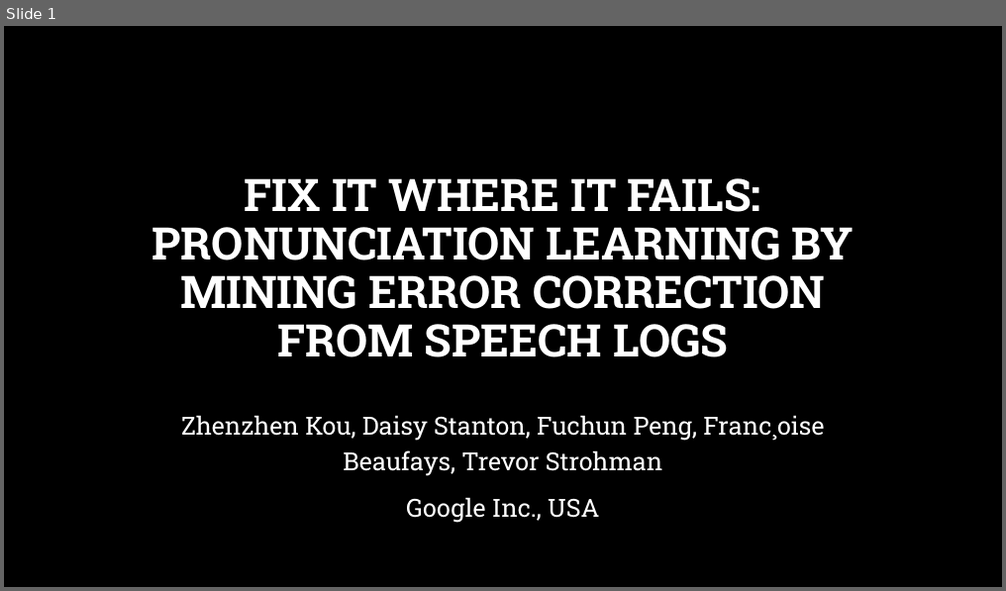
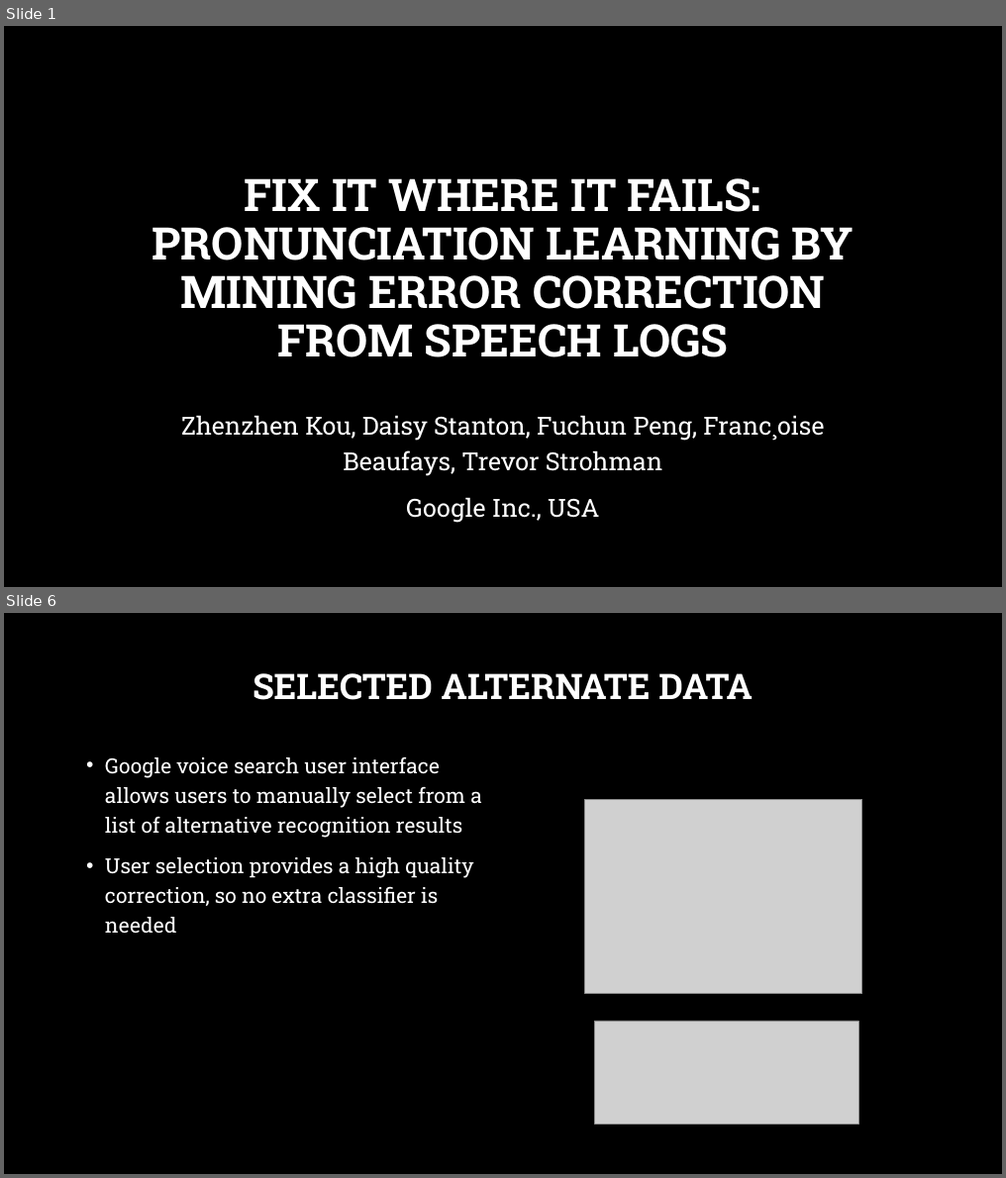
Before and after one commit to msnyde8/COSC757, a slide deck: Assignments/ArticleSummary/ArticleSummarySlides-MJS.pptx. Shown one above the other, each under a label of ours: slide 1 before the commit, slides 1 and 6 after it; the slides between them are not shown. The pictures are 1006x591 and 1006x1178 pixels, drawn with LibreOffice and Linux fonts; fonts in the diff are those of the drawing; grey boxes stand for pictures; background and template pictures are left out. Boxes give left, top, right and bottom in pixels: in the first picture for what was removed or moved away, otherwise in the second. Text is boxed around its words. In the diff, an @@ line names an element or a change of style, - is before the commit and + after.

```diff
--- a/Assignments/ArticleSummary/ArticleSummarySlides-MJS.pptx
+++ b/Assignments/ArticleSummary/ArticleSummarySlides-MJS.pptx
@@ slide 6 added at <box>4,613,1002,1174</box>, background picture (left out) @@
@@ title added at <box>252,673,751,700</box>, 34 pt, text #FFFFFF, bold @@
+SELECTED ALTERNATE DATA
@@ text added at <box>105,757,482,934</box>, 20 pt, text #FFFFFF @@
+• Google voice search user interface allows users to manually select from a list of alternative recognition results
+• User selection provides a high quality correction, so no extra classifier is needed
@@ picture added at <box>585,799,862,994</box> @@
@@ picture added at <box>595,1021,859,1124</box> @@
```
Also in this commit, not shown: 1 slide changed, 6 other slides added, 3 slides removed, 2 other files.
